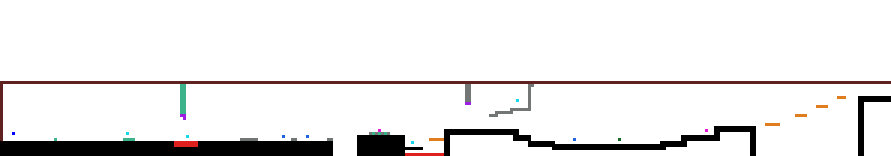
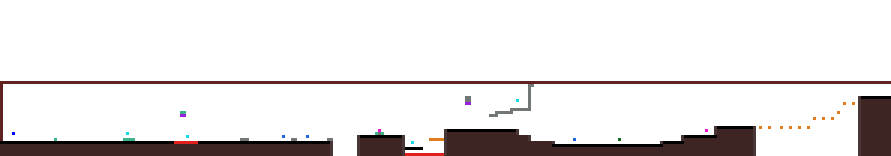
Revision of a layered w=891, h=156 image; what changed, layer by layer:
painted on "Level 2 certo" over [0, 84, 891, 156]
